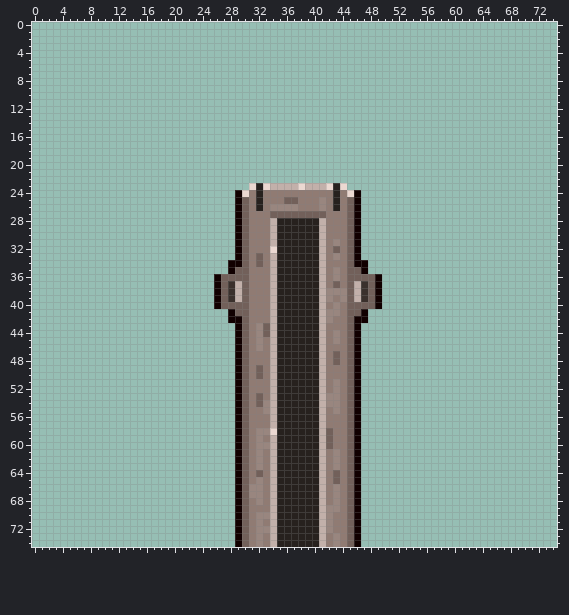
Sprite sheet: Assets/prod/tiles/rails_01.png. Above, as it was before the edit.
The file is 75x75 pixels.
Now the later version:
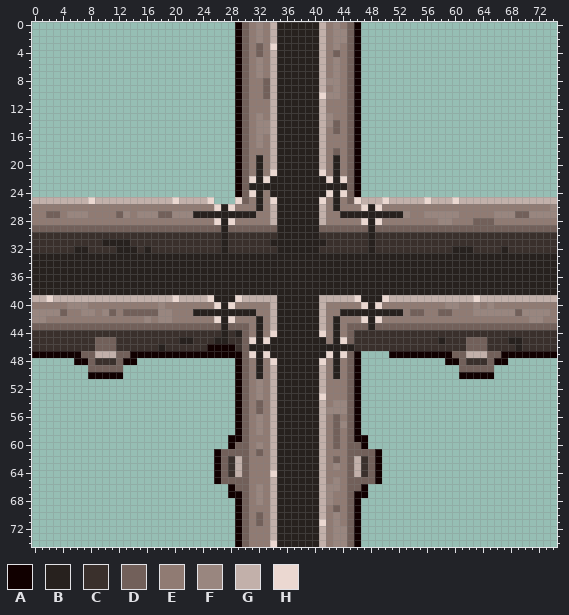
Palette (. is transparent): A #110000  B #27211e  C #3a302c  D #72605a  E #907b73  F #99867f  G #c2b0aa  H #ebd8d1
The edit:
Changed rows in their new state; - is an unchanged pixel.
first column x 0:
 0 -----------------------------ADEFEGBBBBBBGEFEDA----------------------------
 1 -----------------------------ADEFEGBBBBBBGEFFDA----------------------------
 2 -----------------------------ADEFEGBBBBBBGEFFDA----------------------------
 3 -----------------------------ADEDEHBBBBBBGEFEDA----------------------------
 4 -----------------------------ADEDEGBBBBBBGEDEDA----------------------------
 5 -----------------------------ADEFEGBBBBBBGEFEDA----------------------------
 6 -----------------------------ADEFEGBBBBBBGEFEDA----------------------------
 7 -----------------------------ADEFEGBBBBBBGEFEDA----------------------------
 8 -----------------------------ADEEDGBBBBBBGFFEDA----------------------------
 9 -----------------------------ADEEDGBBBBBBGEFEDA----------------------------
10 -----------------------------ADEEDGBBBBBBHFFEDA----------------------------
11 -----------------------------ADEEEGBBBBBBGEEEDA----------------------------
12 -----------------------------ADEEEGBBBBBBGEEEDA----------------------------
13 -----------------------------ADEFEGBBBBBBGFEEDA----------------------------
14 -----------------------------ADEFFGBBBBBBGFDEDA----------------------------
15 -----------------------------ADEFFGBBBBBBGEDEDA----------------------------
16 -----------------------------ADEFEGBBBBBBGEEEDA----------------------------
17 -----------------------------ADEFEGBBBBBBGEEEDA----------------------------
18 -----------------------------ADEEEGBBBBBBGEDEDA----------------------------
19 -----------------------------ADEBEGBBBBBBGEBEDA----------------------------
20 -----------------------------ADEBEGBBBBBBGEBEDA----------------------------
21 -----------------------------ADEBEHBBBBBBHEBEDA----------------------------
22 -----------------------------ADHBHBBBBBBBBHBHDA----------------------------
23 -----------------------------ADB-BBBBBBBBBB-BDA----------------------------
24 ------------------------------DH--BBBBBBBBH-HD-----------------------------
25 GGGGGGGGHGGGGGGGGGGGHGGGGH---H----HBBBBBBH----HGGGHGGGGGHGGGHGGGGGGGGGGGGGG
26 EEEEEEEEEEEEEEEEEEEEEEEEEEHBHEE---GBBBBBBG---EEHBHEEEEEEEEEEEEEEEEEEEEEEEEF
27 EEDDEFFFEEEEDFEFFFDDFFFBBBBBBBBB--GBBBBBBG--BBBBBBBBBFEEFFFFFEEEEEFFFDDFFFF
28 EEEEEEEEEEEEEEEEEEEEEEEEEEHBHEE--------------EEHBHEEEEEEEEFFEEEDDDEEEEEEEEE
29 DDDDDDDDDDDDDDDDDDDDDDDDDDDBDD-DDDD------DDDD-DDBDDDDDDDDDDDDDDDDDDDDDDDDDD
30 CCCCCCCCCCCCCCCCCCCCCCCCCCCBCCCCCCC------CCCCCCCBCCCCCCCCCCCCCCCCCCCCCCCCCC
31 CCCCCCCCCCBBBBCCCCCCCCCCCCCBCCCCCCB------BCCCCCCBCCCCCCCCCCCCCCCCCCCCCCCCCC
32 CCCCCCBBCCCCBBBCBCCCCCCCCCCBCCCCCCC------CCCCCCCBCCCCCCCCCCCBBBCCCCBCCCCCCC
33 BBBBBBBBBBBBBBBBBBBBBBBBBBBBBBBBBBB------BBBBBBBBBBBBBBBBBBBBBBBBBBBBBBBBBB
34 BBBBBBBBBBBBBBBBBBBBBBBBBBBBBBBBBBB------BBBBBBBBBBBBBBBBBBBBBBBBBBBBBBBBBB
35 BBBBBBBBBBBBBBBBBBBBBBBBBBBBBBBBBBB------BBBBBBBBBBBBBBBBBBBBBBBBBBBBBBBBBB
36 BBBBBBBBBBBBBBBBBBBBBBBBBBBBBBBBBBB------BBBBBBBBBBBBBBBBBBBBBBBBBBBBBBBBBB
37 BBBBBBBBBBBBBBBBBBBBBBBBBBBBBBBBBBB------BBBBBBBBBBBBBBBBBBBBBBBBBBBBBBBBBB
38 BBBBBBBBBBBBBBBBBBBBBBBBBBBBBBBBBBB------BBBBBBBBBBBBBBBBBBBBBBBBBBBBBBBBBB
39 GGHGGGGGGGGGGGGGGGGGHGGGGHBBBHGGGG--------GGGGHBBBHGGGGGGGGGGGGHGGGGGGGGGGG
40 EEEEEFFFEEEEEEEEEEFEEEEEEEHBHEE------------E-EEHBHEEEEEEEEEFFEEFEFEEEEEEEEE
41 FFFFDEEFFEFDEDDDDDFFEEEBBBBBBBBB----------EEBBBBBBBBBEDDEEDDEEEFFFFFFDFFFFE
42 FFEEEEEEEEEEEEEEFEFFEEEEEEHBHEE-B---------EB-EEHBHEEEEEEEEEEEEEEEEEEEEEFFEE
43 DDDDDDDDDDDDDDDDDDDDDDDDDDDBDD--BE---------B--DDBDDDDDDDDDDDDDDDDDDDDDDDDDD
44 CCCCCCCCCCCCCCCCCCCCCCCCCCCBCB--BEH------H-B--CCCCCCCCCCCCCCCCCCCCCCCCCCCCC
45 CCCCCCCCCDDDCCCCCCCCCBBCCCBBCC-HBHB------B-BH-CCCCCCCCCCCCBCCCDDDCCCBBCCCCC
46 CCCCCCCCCDDDCCCCCCBCCCCCCAAAAC-BBBB------BBBBBCCCCCCCCCCCCCCCCDDDCCCCBCCCCC
47 AAAAAAADDGGGDDAAAAAAAAAAAAAAA--HBHB------BHBH------AAAAAAAAADDGGGDDAAAAAAAA
48 ------AADCCCDAA-----------------B-H------H-B---------------AADCCCDAA-------
49 --------DDDDD-------------------B----------B-----------------DDDDD---------
50 --------AAAAA-------------------B----------B-----------------AAAAA---------
51 --------------------------------F----------E-------------------------------
52 --------------------------------F----------E-------------------------------
53 --------------------------------F--------HEE-------------------------------
54 ---------------------------------E--------E-F------------------------------
55 --------------------------------DE--------F-F------------------------------
56 --------------------------------F----------D-------------------------------
57 --------------------------------F----------DF------------------------------
58 ---------------------------------EG-------ED-------------------------------
59 ----------------------------A---E---------ED---A---------------------------
60 ----------------------------AD---E--------ED--DA---------------------------
61 --------------------------ADDD--D----------E--DDDA-------------------------
62 --------------------------ADCG--E----------D--GCDA-------------------------
63 --------------------------ADCG--E-------------GCDA-------------------------
64 --------------------------ADCG--E-H--------E--GCDA-------------------------
65 --------------------------ADDD--E----------F--DDDA-------------------------
66 ----------------------------AD-E----------F---DA---------------------------
67 ----------------------------A--E----------FE---A---------------------------
68 ------------------------------------------FE-------------------------------
69 ------------------------------------------ED-------------------------------
70 --------------------------------DE--------EF-------------------------------
71 --------------------------------D--------HEF-------------------------------
72 --------------------------------EE--------EFF------------------------------
73 --------------------------------E-----------F------------------------------
74 --------------------------------E-H---------F------------------------------
Pixel boxes of the changes (left, top, right, bottom) in both pictures:
changed: (32, 22, 557, 547)
